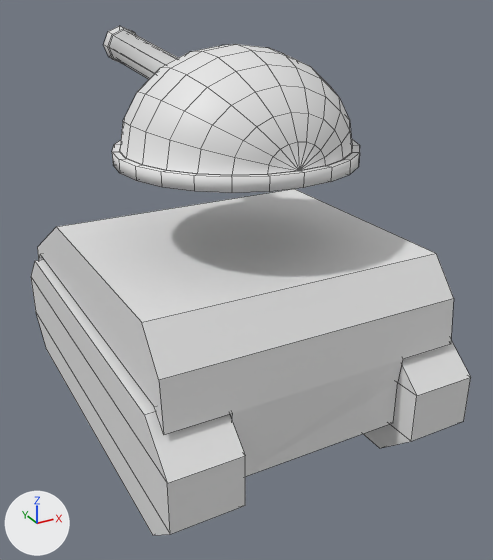
The Blender file assets/tank.blend as it was, and as the next commit left it.
Camera for both pictures: a 50 mm camera at (-0.763, -1.547, 0.887) aimed at (0.084, -0.006, 0.117). Lighting does not change. The marker at lower left points along +X, +Y and +Z. Mesh edges are drawn as thin lines.

Objects in the first picture: 'Base', 'Turret'.
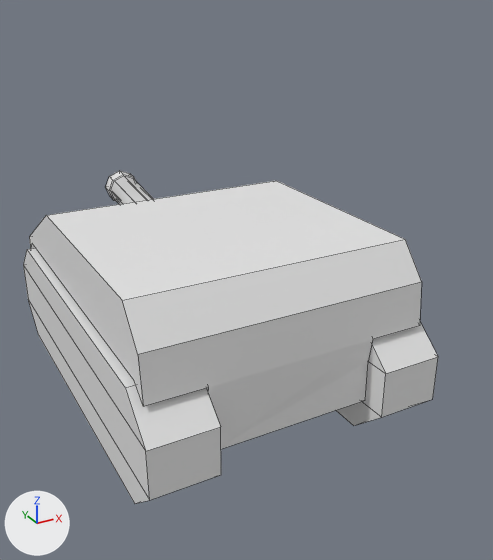
Boxes [x1, y1, x2, y2] around the edits, measured in the pictures (493 x 560 px):
'Base', mesh moved: before [31, 189, 471, 535]; after [23, 181, 438, 503]
'Turret', moved: before [104, 26, 360, 193]; after [106, 171, 154, 204]

The edits, one by one:
me_base has 72 vertices, 50 faces and spans x -0.395..0.395, y -0.564..0.571, z -0.21..0.285.
me_base is used by ob_base; location (0.0, 0.0, 0.0).
me_base part 1: the whole mesh is moved by (0.0, 0.111, 0.0).
me_turret has 267 vertices, 258 faces and spans x -0.293..0.293, y -0.293..0.8, z 0.494..0.755.
me_turret is used by ob_turret; location (0.0, -0.11, 0.0).
me_turret part 2: the whole mesh is moved by (0.0, 0.0, -0.494).
Object 'Turret' (ob_turret) moves from (0.0, -0.11, 0.0) to (0.0, 0.0, 0.0).
